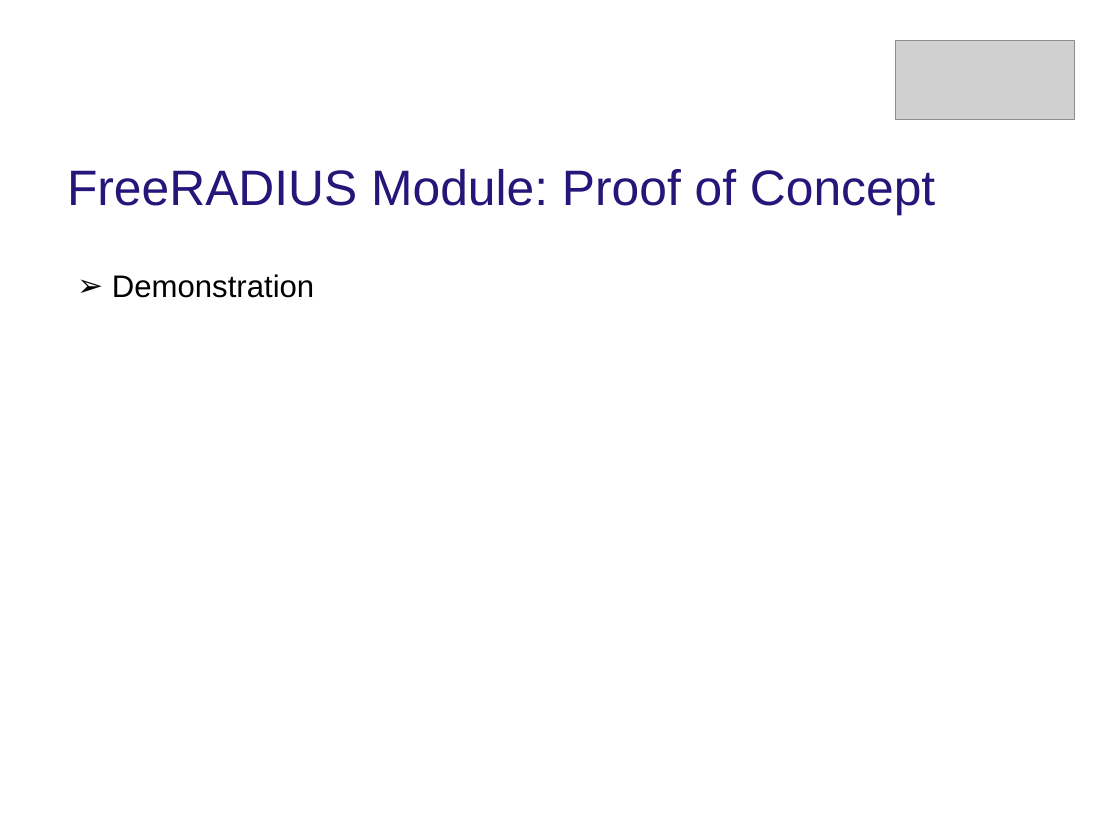
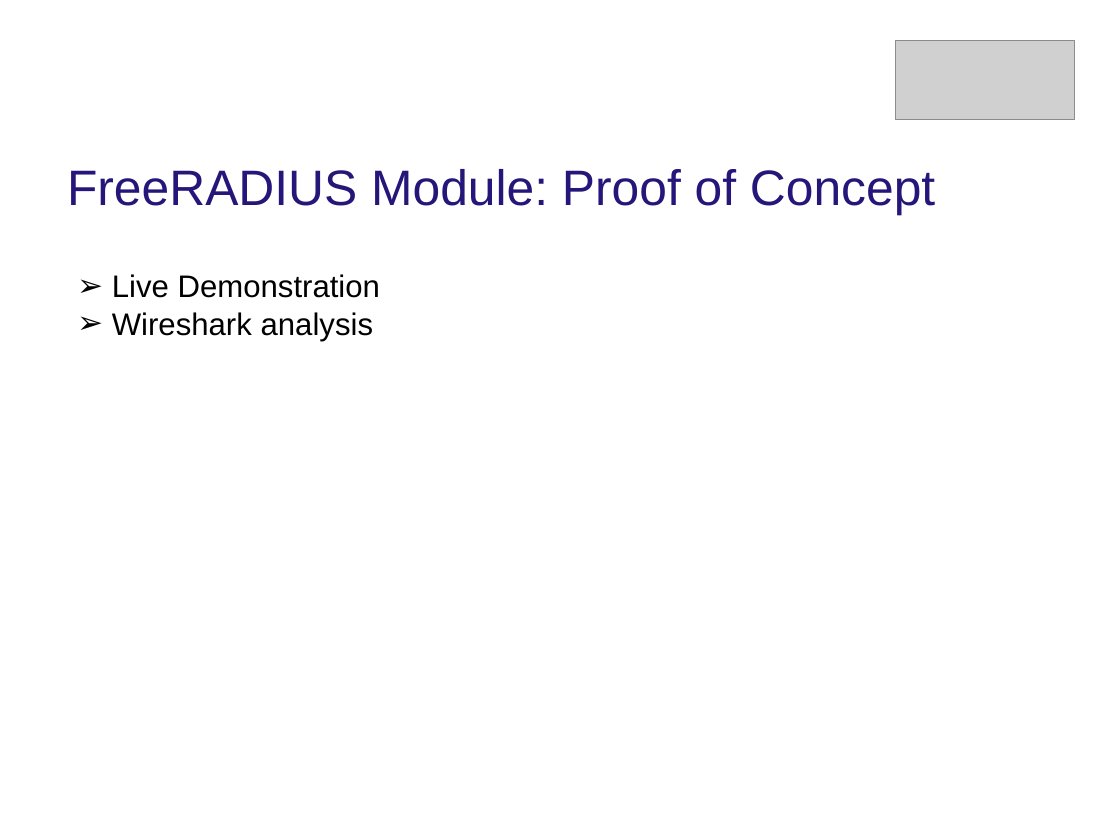
Before and after one commit to MoonshotNL/moonshotdocuments, a slide deck: slide 39 of Presentations/Final presentation.pptx (slide 33 before the commit). Drawn at 1120x840 pixels with LibreOffice and Linux fonts; fonts in the diff are those of the drawing; grey boxes stand for pictures; background and template pictures are left out. Boxes give left, top, right and bottom in pixels: in the first picture for what was removed or moved away, otherwise in the second. Text is boxed around its words. In the diff, an @@ line names an element or a change of style, - is before the commit and + after.

```diff
--- a/Presentations/Final presentation.pptx
+++ b/Presentations/Final presentation.pptx
@@ text at (x1=112, y1=274, x2=380, y2=341): text changed @@
-➢ Demonstration
+➢ Live Demonstration
+➢ Wireshark analysis
```
Also in this commit, not shown: 6 other slides changed, 6 slides added, 1 slide removed.
